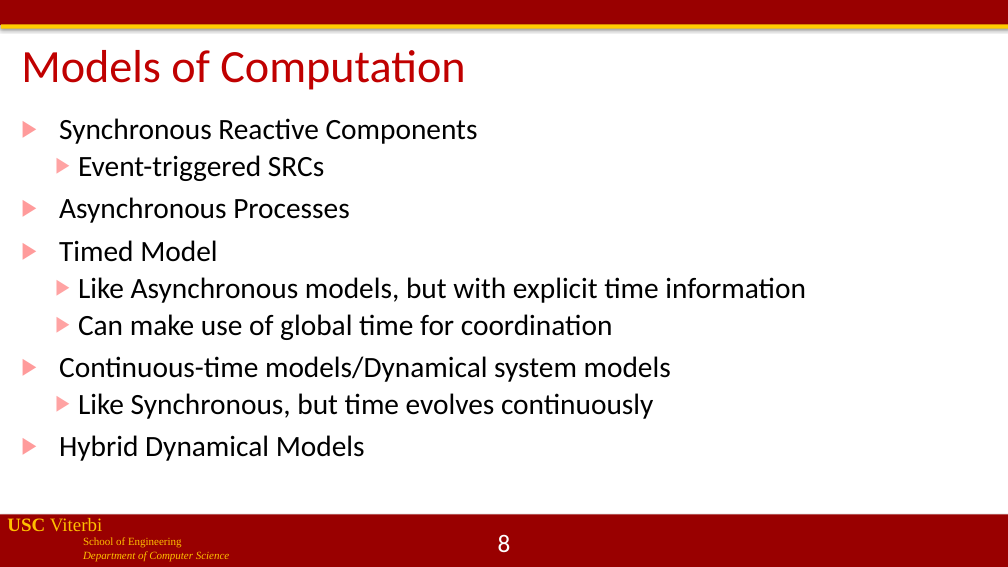
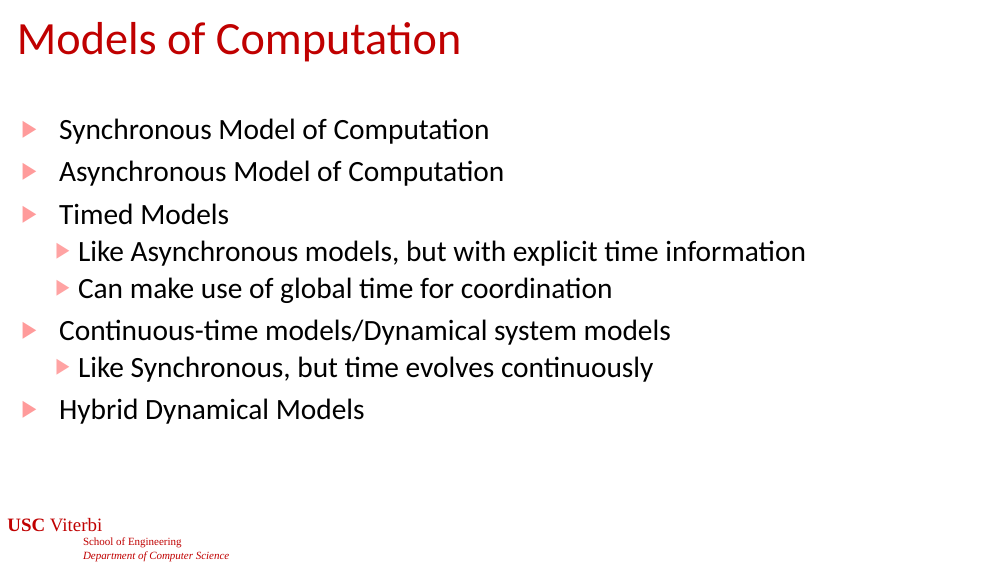
Before and after one commit to jdeshmukh/jdeshmukh.github.io, a slide deck: slide 8 of teaching/cs513slides/lecture1-Models.pptx. Drawn at 1008x567 pixels with LibreOffice and Linux fonts; fonts in the diff are those of the drawing; background and template pictures are left out. Boxes give left, top, right and bottom in pixels: in the first picture for what was removed or moved away, otherwise in the second. Text is boxed around its words. In the diff, an @@ line names an element or a change of style, - is before the commit and + after.

```diff
--- a/teaching/cs513slides/lecture1-Models.pptx
+++ b/teaching/cs513slides/lecture1-Models.pptx
@@ rectangle removed at bbox=[0, 0, 1008, 25] @@
@@ rectangle removed at bbox=[1, 24, 1008, 29] @@
@@ title "Models of Computation": place and size @@
-title "Models of Computation" at bbox=[21, 50, 465, 90]
+title "Models of Computation" at bbox=[17, 22, 461, 62]
@@ text at bbox=[59, 118, 504, 225]: text changed @@
-▶ Synchronous Reactive Components
-  ▶ Event-triggered SRCs
-▶ Asynchronous Processes
-▶ Timed Model
+▶ Synchronous Model of Computation
+▶ Asynchronous Model of Computation
+▶ Timed Models
@@ text "USC Viterbi" at bbox=[7, 518, 229, 561]: text colour #FFC000 to #C00000 @@
@@ rectangle removed at bbox=[0, 515, 1008, 567] @@
```
Also in this commit, not shown: 53 other slides changed, 1 slide added, 3 other files.
